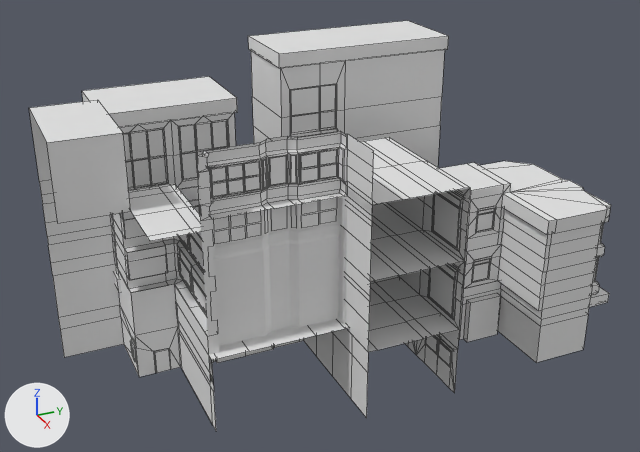
The FBX model Assets/Visuals/Models/Environment/level.fbx, before and after one commit.
Rendered twice from a camera (50 mm lens) standing at (162.7, -48.2, 105.7) and looking at (5.6, 22.4, 27.2). The lights are fixed; the arrows at lower left show +X, +Y and +Z. Mesh edges are drawn as thin lines on the coarser meshes. Where no turn or scale is listed for an object, it has been applied to the vertices.

The older version as bpy lines, for what is in view:
```python
me_cube_003 = bpy.data.meshes.new('Cube.003')
me_cube_003.from_pydata(...)  # 447 vertices, 413 faces; spans x -16.6..14.3, y -11.3..14.6, z -4.5..4.5
me_cube_003.materials.append(mat_material_cornerbuilding)  # its picture is missing
me_cube_042 = bpy.data.meshes.new('Cube.042')
me_cube_042.from_pydata(...)  # 52 vertices, 13 faces; spans x -7.6..-6.6, y -11.2..12.6, z -2.6..2.5
me_cube_058 = bpy.data.meshes.new('Cube.058')
me_cube_058.from_pydata(...)  # a box spanning x -9.2..9.2, y -14.0..14.0, z -1.5..1.5
me_cube_058.materials.append(mat_material_cornerbuilding)  # its picture is missing
ob_corner_building_s1 = bpy.data.objects.new('Corner Building S1', me_cube_003)
ob_corner_building_s1.location = (20.3, 61.5, 17.5)
ob_left_building_s2_5 = bpy.data.objects.new('Left Building S2.5', me_cube_058)
ob_left_building_s2_5.location = (-14.8, -5.2, 52.5)
ob_midright_flat_top_windows = bpy.data.objects.new('Midright Flat Top Windows', me_cube_042)
ob_midright_flat_top_windows.location = (32.0, 4.3, 49.0)
# also in view: 'Midright Flat Top' at (30.3, 4.3, 49.0); 'Left Windows S2' at (-6.3, -5.2, 43.5); 'Left Building S2' at (-15.0, -5.2, 43.5); 'Midleft Building S1.5' at (-15.5, 38.9, 60.5); 'Back Building S2' at (2.0, -25.2, 48.5)
```
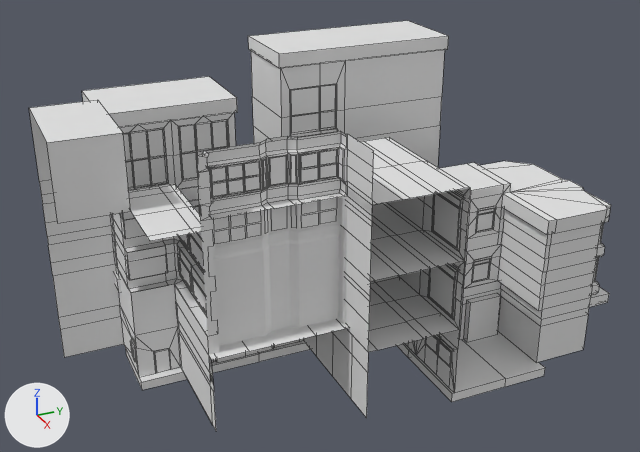
Where the newer file only moved an object's origin or applied its transform, the numbers keep the older frame.

Where the change shows, as pixel boxes [x1, y1, x2, y2] in the pictures (640 x 452 px):
'Floor Right Alley', added
    after: [126, 331, 545, 402]

The change, as a list of edits to the scene's bpy script:
```text
Add me_cube_032:
    me_cube_032.from_pydata(...)  # 40 vertices, 38 faces; spans x -19.0..37.0, y -18.8..72.8, z -2.0..0.0
Add ob_floor_right_alley:
    ob_floor_right_alley = bpy.data.objects.new('Floor Right Alley', me_cube_032)
    ob_floor_right_alley.location = (0.0, 0.0, 0.0)
```
